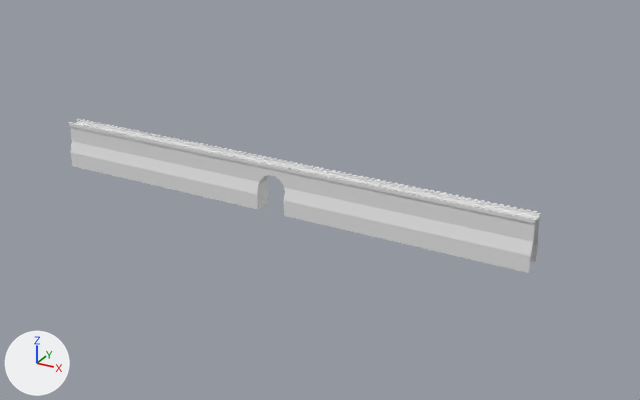
Two versions of the Blender file Assets/Models/Objects/CastleWalls/WallEntrance.blend, one commit apart.
Before and after are seen from a 50 mm camera at (181.0, -291.0, 154.0) aimed at (17.0, 7.0, 5.0). Arrows for +X, +Y and +Z are at lower left; the lights stay in place.
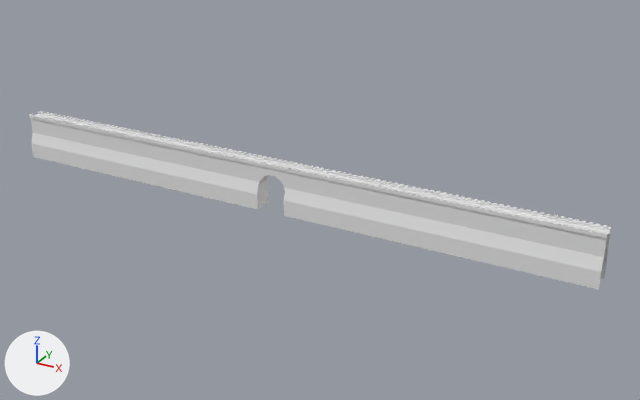
Diff of the bpy script that builds the scene:
```diff
--- a/Assets/Models/Objects/CastleWalls/WallEntrance.blend.py
+++ b/Assets/Models/Objects/CastleWalls/WallEntrance.blend.py
@@ ob_cube @@
 _m = ob_cube.modifiers.new('Array', 'ARRAY')
-_m.count = 20
+_m.count = 25
+_m.use_merge_vertices = True
@@ ob_cube_001 @@
 _m = ob_cube_001.modifiers.new('Array', 'ARRAY')
-_m.count = 20
+_m.count = 25
 _m.relative_offset_displace = (-1.0, 0.0, 0.0)
+_m.use_merge_vertices = True
```

Pixel boxes (x1, y1, x2, y2) of what changed, in the pictures (640 x 400 px):
'Cube', modifiers changed (28% wider, 15% taller): before (291, 163, 541, 273); after (291, 163, 611, 290)
'Cube.001', modifiers changed (21% wider, 9% taller): before (69, 119, 257, 208); after (29, 111, 257, 208)
